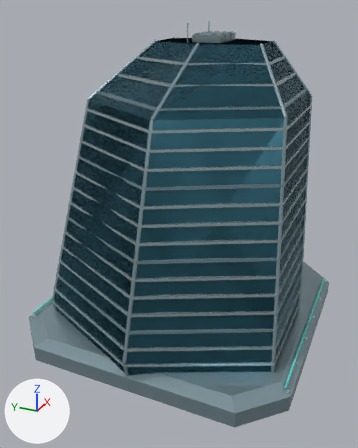
What one commit did to the Blender file Documentation/FutureCity/Models/Prism.blend.
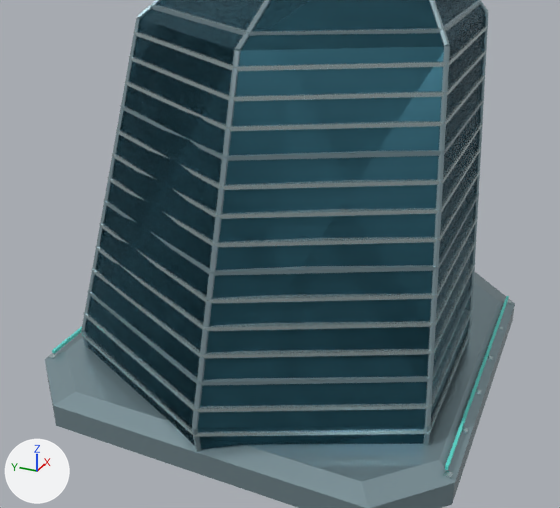
The first picture shows the older version from a 50 mm camera at (-1.534, -0.652, 1.141) aimed at (-0.066, 0.008, 0.406). The close-ups show the older and then the newer version on the part from 0% to 100% of the width and 20% to 92% of the height of that picture. Only the edits that show in the close-ups are written down. Arrows for +X, +Y and +Z are at lower left; the lights stay in place. Objects named as collision shapes, trigger or cutter boxes, shadow casters or lower levels of detail are left out.

The older version as bpy lines, for what is in view:
```python
me_curtain_wall_008 = bpy.data.meshes.new('Curtain wall.008')
me_curtain_wall_008.from_pydata(...)  # 24 vertices, 20 faces; spans x -0.494..0.494, y -0.416..0.416, z 0.0..1.0
me_curtain_wall_008.materials.append(mat_futureglass)  # cyan #386f81
me_recessed_slab_edge_036 = bpy.data.meshes.new('Recessed slab edge.036')
me_recessed_slab_edge_036.from_pydata(...)  # 384 vertices, 272 faces; spans x -0.497..0.491, y -0.482..0.482, z 0.003..1.06
me_recessed_slab_edge_036.materials.append(mat_futuremetal)  # pale blue #c4d7da
me_recessed_slab_edge_039 = bpy.data.meshes.new('Recessed slab edge.039')
me_recessed_slab_edge_039.from_pydata(...)  # 312 vertices, 212 faces; spans x -0.5..0.5, y -0.49..0.49, z -0.001..1.025
me_recessed_slab_edge_039.materials.append(mat_futureshell)  # greyish cyan #90a8af
ob_far_futureglass = bpy.data.objects.new('Far FutureGlass', me_curtain_wall_008)
ob_far_futureglass.parent = ob_far
ob_far_futureglass.location = (0.0, 0.0, 0.0)
ob_near_futuremetal = bpy.data.objects.new('Near FutureMetal', me_recessed_slab_edge_036)
ob_near_futuremetal.parent = ob_near
ob_near_futuremetal.location = (0.0, 0.0, 0.0)
ob_near_futureshell = bpy.data.objects.new('Near FutureShell', me_recessed_slab_edge_039)
ob_near_futureshell.parent = ob_near
ob_near_futureshell.location = (0.0, 0.0, 0.0)
# also in view: 'Near FutureNeon' at (0.0, 0.0, 0.566)
```
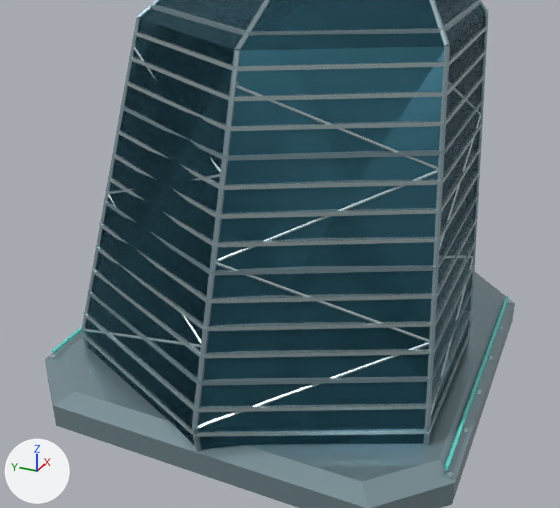
What differs and where, as boxes [x1, y1, x2, y2] in the close-ups (560 x 508 px):
part 1 of me_recessed_slab_edge_036, added
    after: [84, 45, 481, 429]

What the commit changed:
me_recessed_slab_edge_036 is used by ob_near_futuremetal; parent ob_near; location (0.0, 0.0, 0.0).
me_recessed_slab_edge_036 had 384 vertices, 272 faces and spanned x -0.497..0.491, y -0.482..0.482, z 0.003..1.06.
me_recessed_slab_edge_036 now has 744 vertices, 512 faces and spans x -0.497..0.491, y -0.482..0.482, z 0.003..1.06.
me_recessed_slab_edge_036 part 1: 360 vertices added at x -0.496..0.479, y -0.418..0.418, z 0.117..0.923.
